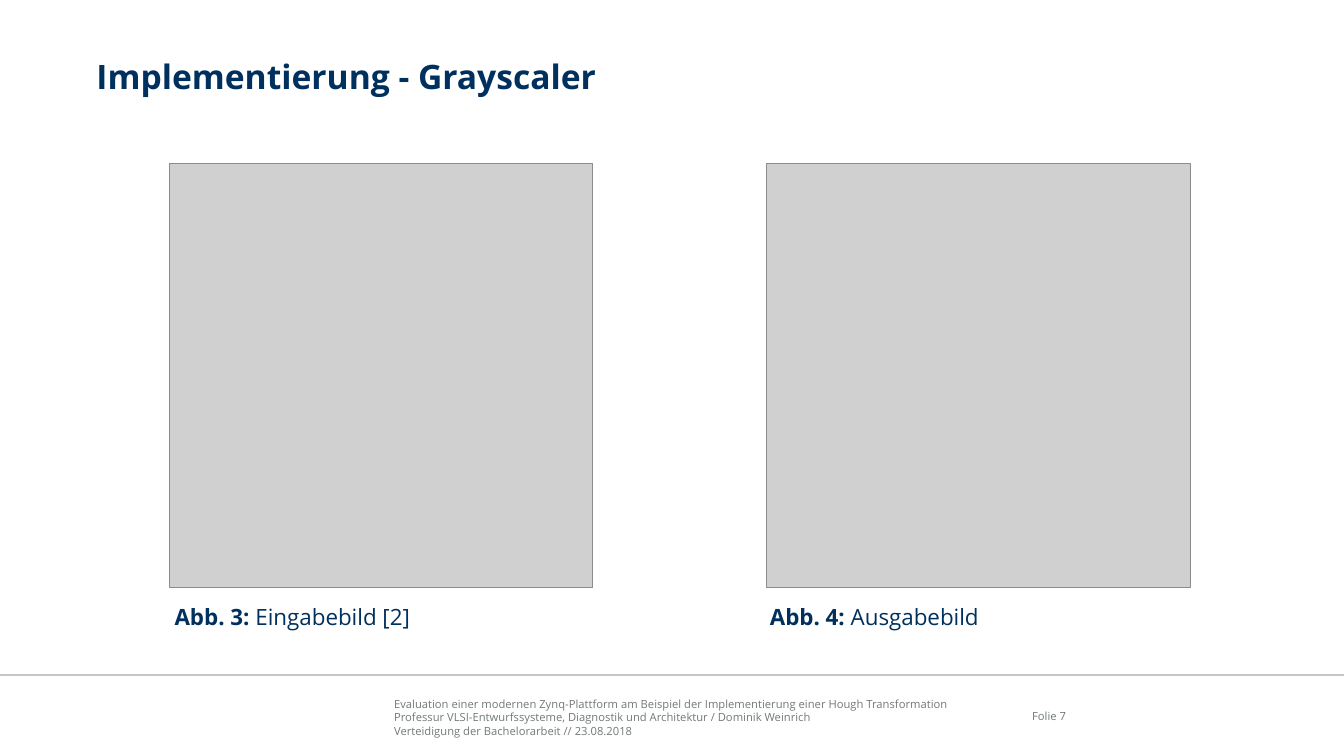
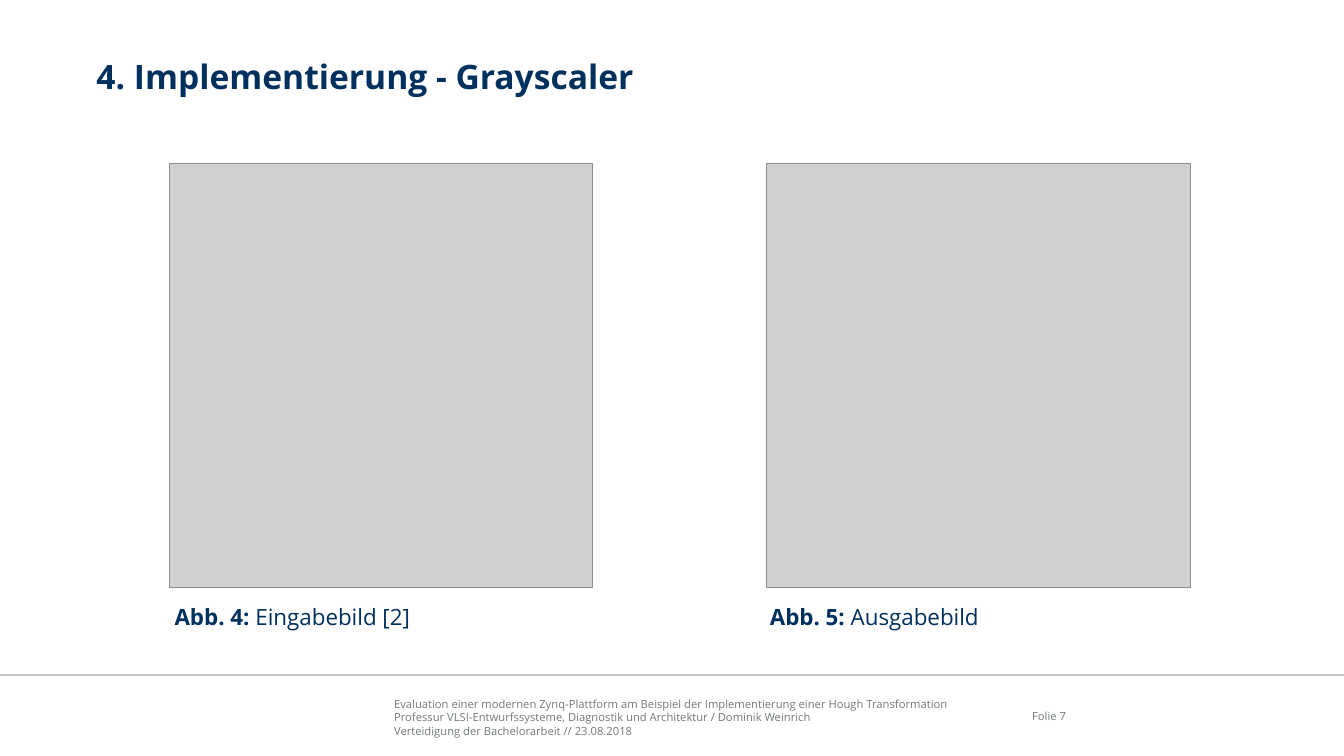
Before and after one commit to freeDom-/hough, a slide deck: slide 7 of Verteidigung/Verteidigung.odp. Drawn at 1344x756 pixels with LibreOffice and Linux fonts; fonts in the diff are those of the drawing; grey boxes stand for pictures; background and template pictures are left out. Boxes give left, top, right and bottom in pixels: in the first picture for what was removed or moved away, otherwise in the second. Text is boxed around its words. In the diff, an @@ line names an element or a change of style, - is before the commit and + after.

```diff
--- a/Verteidigung/Verteidigung.odp
+++ b/Verteidigung/Verteidigung.odp
@@ title at box(96, 63, 634, 97): text changed @@
-Implementierung - Grayscaler
+4. Implementierung - Grayscaler
@@ text at box(175, 608, 409, 631): text changed @@
-Abb. 3: Eingabebild [2]
+Abb. 4: Eingabebild [2]
@@ text at box(770, 608, 979, 631): text changed @@
-Abb. 4: Ausgabebild
+Abb. 5: Ausgabebild
```
Also in this commit, not shown: 24 other slides changed, 2 slides removed, 4 other files.
